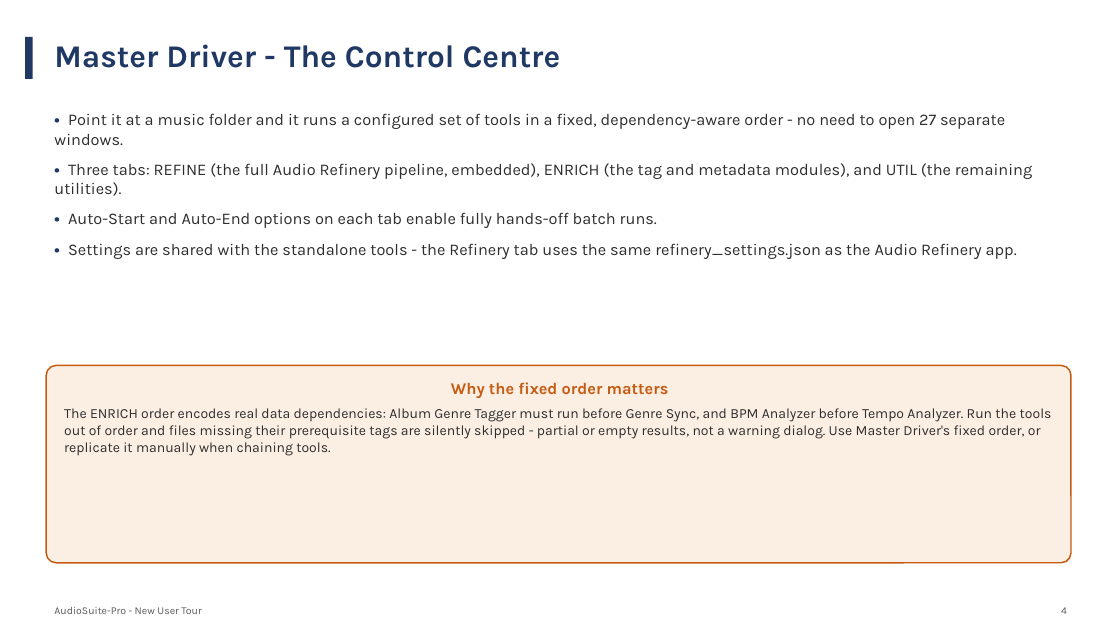
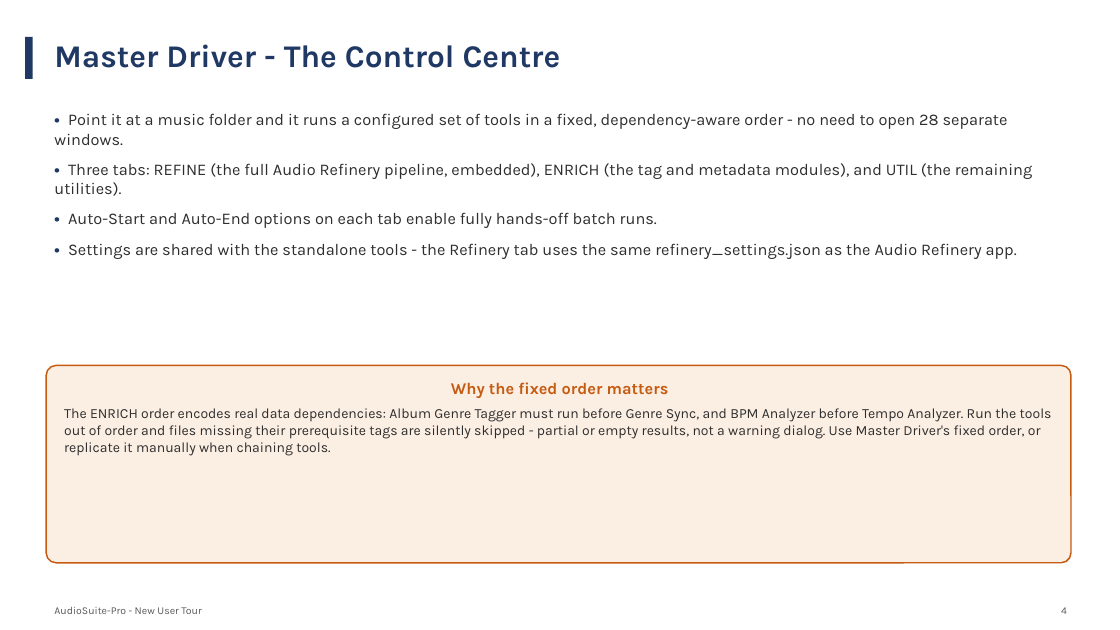
Before and after one commit to wilte01/AudioSuite-Pro, a slide deck: slide 4 of documentation/user_guides/suite_overview/AudioSuite-Pro_New_User_Presentation.pptx. Drawn at 1120x630 pixels with LibreOffice and Linux fonts; fonts in the diff are those of the drawing. Boxes give left, top, right and bottom in pixels: in the first picture for what was removed or moved away, otherwise in the second. Text is boxed around its words. In the diff, an @@ line names an element or a change of style, - is before the commit and + after.

```diff
--- a/documentation/user_guides/suite_overview/AudioSuite-Pro_New_User_Presentation.pptx
+++ b/documentation/user_guides/suite_overview/AudioSuite-Pro_New_User_Presentation.pptx
@@ text at bbox=[54, 113, 1008, 145]: text changed @@
-• Point it at a music folder and it runs a configured set of tools in a fixed, dependency-aware order - no need to open 27 separate windows.
+• Point it at a music folder and it runs a configured set of tools in a fixed, dependency-aware order - no need to open 28 separate windows.
```
Also in this commit, not shown: 3 other slides changed, 58 other files.
